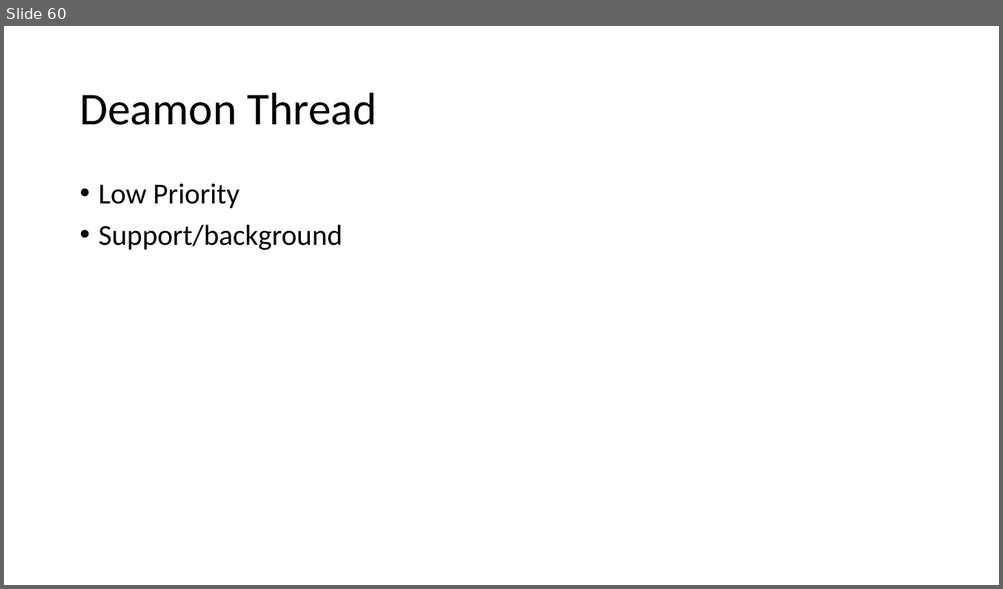
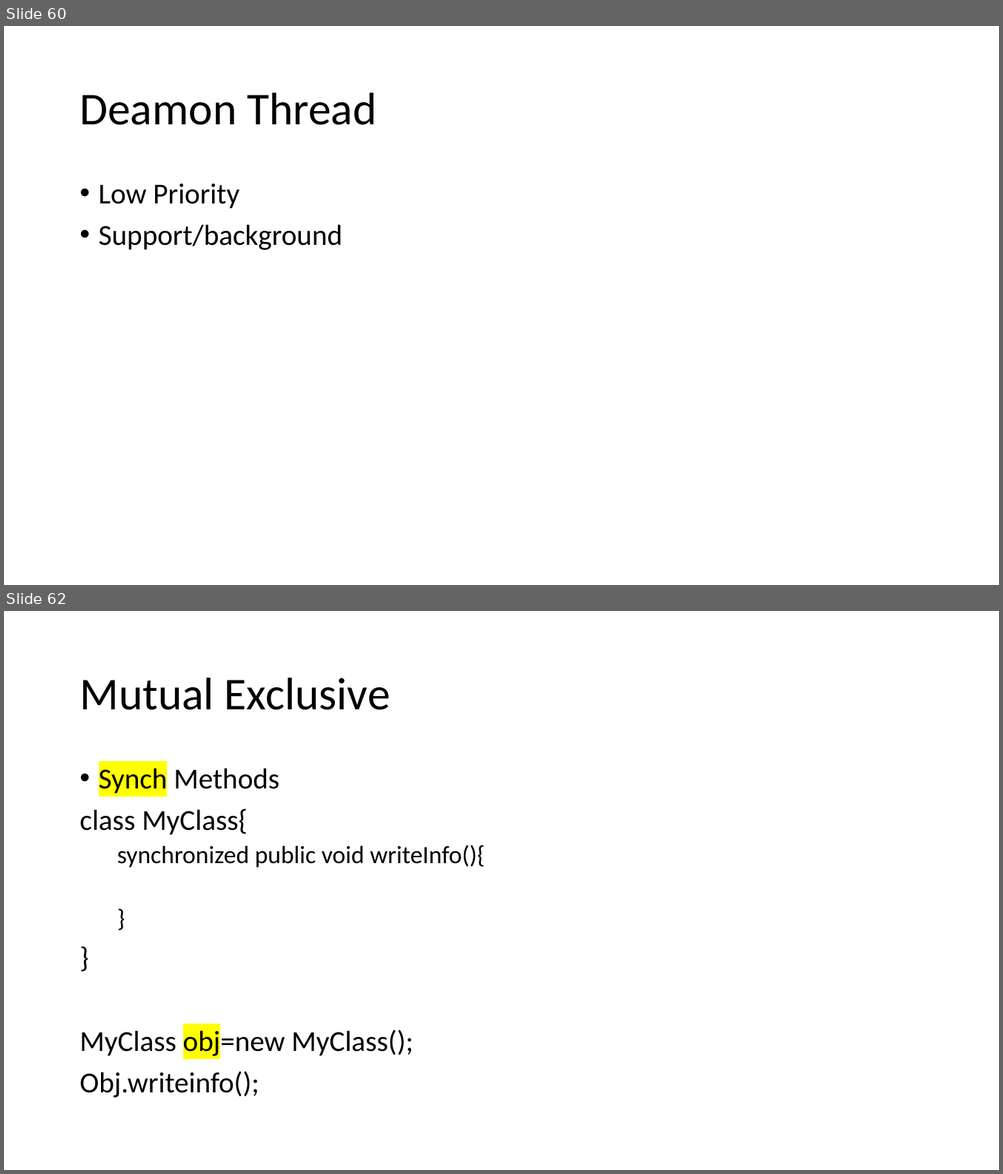
Before and after one commit to caprepo/java-jul, a slide deck: Java.pptx. Shown one above the other, each under a label of ours: slide 60 before the commit, slides 60 and 62 after it; the slides between them are not shown. The pictures are 1003x589 and 1003x1174 pixels, drawn with LibreOffice and Linux fonts; fonts in the diff are those of the drawing. Boxes give left, top, right and bottom in pixels: in the first picture for what was removed or moved away, otherwise in the second. Text is boxed around its words. In the diff, an @@ line names an element or a change of style, - is before the commit and + after.

```diff
--- a/Java.pptx
+++ b/Java.pptx
@@ slide 62 added at (4,611,999,1170), background #FFFFFF @@
@@ title added at (79,678,390,710), 44 pt, text #000000 @@
+Mutual Exclusive
@@ text added at (79,764,484,1098), 28 pt, text #000000 @@
+• Synch Methods
+class MyClass{
+  synchronized public void writeInfo(){
+  }
+}
+MyClass obj=new MyClass();
+Obj.writeinfo();
```
Also in this commit, not shown: 21 other slides added, 1 other file.
